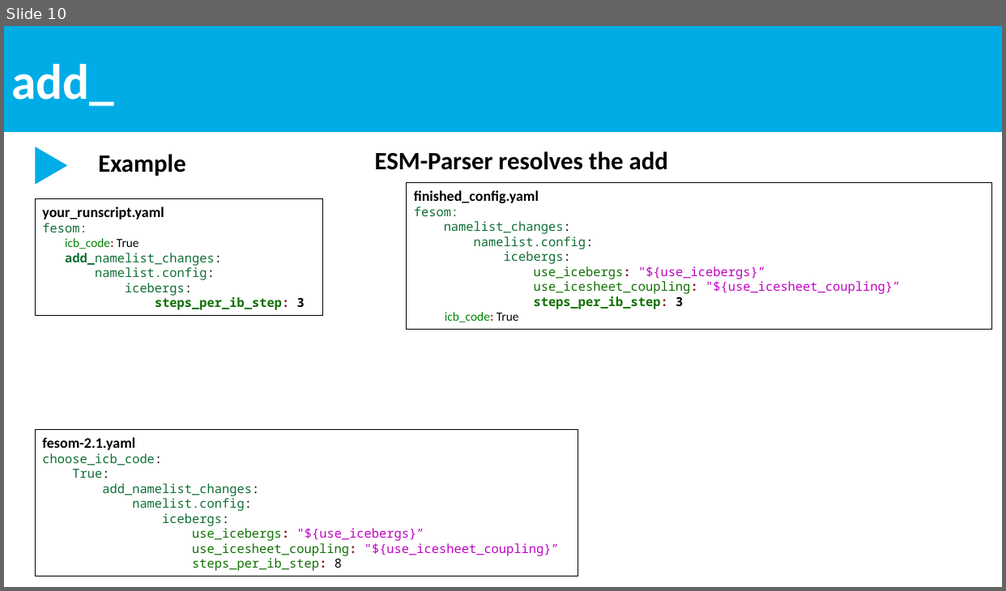
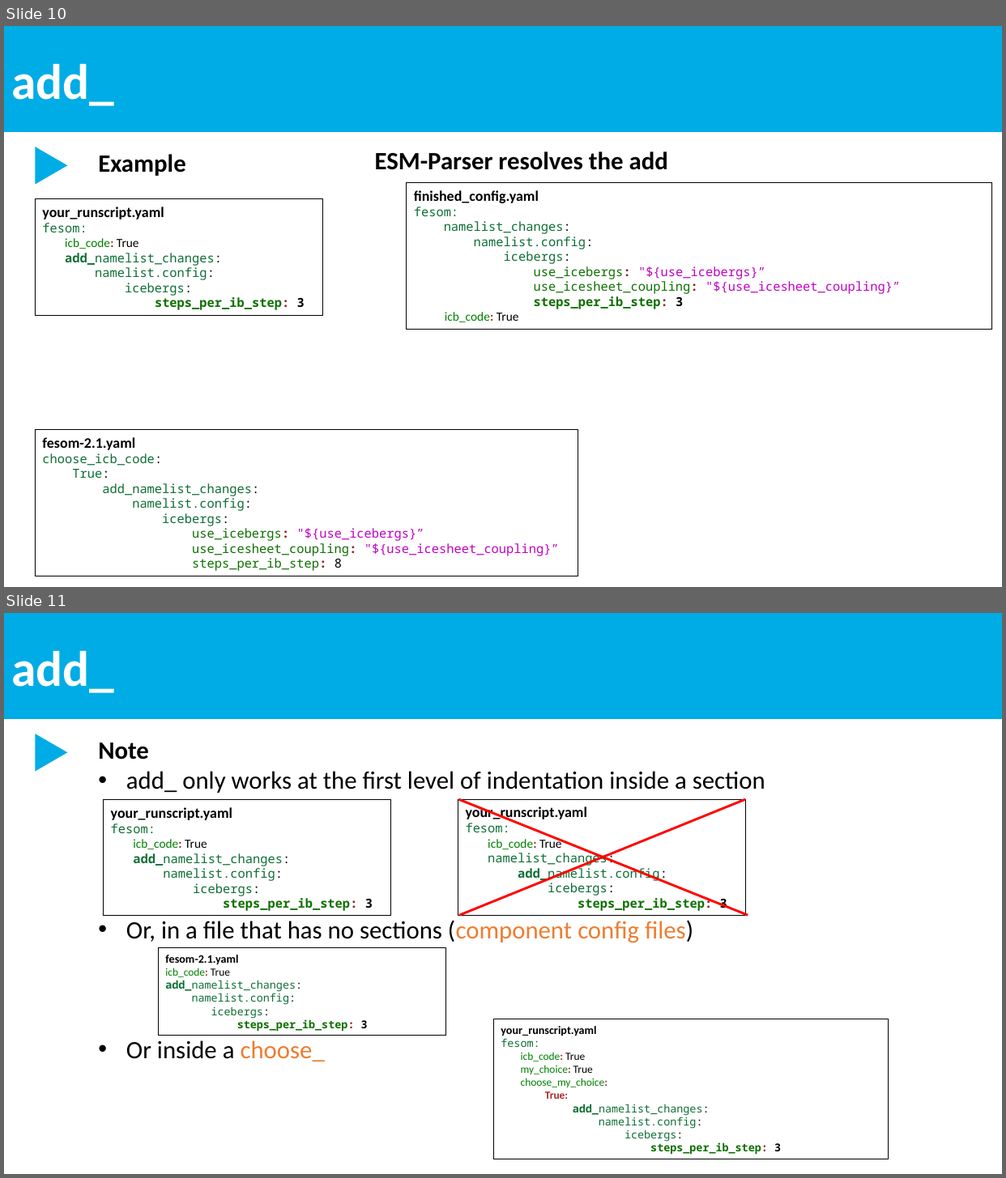
Before and after one commit to esm-tools/workshops, a slide deck: PalMod2022/docs/add_functionality.pptx. Shown one above the other, each under a label of ours: slide 10 before the commit, slides 10 and 11 after it. The pictures are 1006x591 and 1006x1178 pixels, drawn with LibreOffice and Linux fonts; fonts in the diff are those of the drawing. Boxes give left, top, right and bottom in pixels: in the first picture for what was removed or moved away, otherwise in the second. Text is boxed around its words. In the diff, an @@ line names an element or a change of style, - is before the commit and + after.

Commit message:
additional info for add_

```diff
--- a/PalMod2022/docs/add_functionality.pptx
+++ b/PalMod2022/docs/add_functionality.pptx
@@ slide 11 added at [4,613,1002,1174], background #FFFFFF @@
@@ rectangle added at [4,613,1002,719], fill #00ACE6, 48 pt, text #FFFFFF, bold @@
+add_
@@ triangle added at [35,734,67,771], fill #00ACE6 @@
@@ text added at [98,743,765,1062], 24 pt, text #000000 @@
+Note
+• add_ only works at the first level of indentation inside a section
+• Or, in a file that has no sections (component config files)
+• Or inside a choose_
@@ rectangle added at [104,800,391,916], outline #000000 0.75 pt, 12 pt, text #0E6E35 @@
+your_runscript.yaml
+fesom:
+icb_code: True
+add_namelist_changes:
+namelist.config:
+icebergs:
+steps_per_ib_step: 3
@@ rectangle added at [458,799,746,915], outline #000000 0.75 pt, 12 pt, text #0E6E35 @@
+your_runscript.yaml
+fesom:
+icb_code: True
+namelist_changes:
+add_namelist.config:
+icebergs:
+steps_per_ib_step: 3
@@ line added from (459, 799) to (748, 915), #FF0000 2.25 pt @@
@@ line added from (459, 915) to (746, 799), #FF0000 2.25 pt @@
@@ rectangle added at [158,948,445,1036], outline #000000 0.75 pt, 10.5 pt, text #0E6E35 @@
+fesom-2.1.yaml
+icb_code: True
+add_namelist_changes:
+namelist.config:
+icebergs:
+steps_per_ib_step: 3
@@ rectangle added at [493,1020,889,1161], outline #000000 0.75 pt, 10.5 pt, text #0E6E35 @@
+your_runscript.yaml
+fesom:
+icb_code: True
+my_choice: True
+choose_my_choice:
+True:
+add_namelist_changes:
+namelist.config:
+icebergs:
+steps_per_ib_step: 3
```
